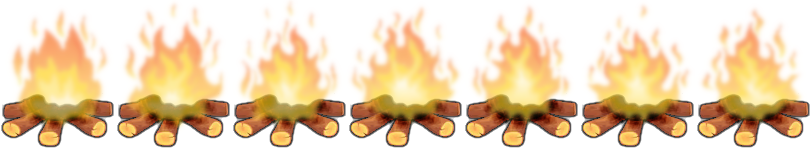
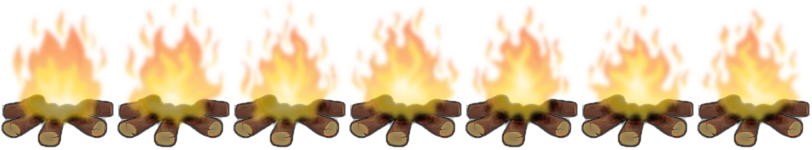
The second w=812, h=150 image is a revision of the first. Changes to its layers:
removed layer "Pasted Layer copy #4" over <box>699,96,809,146</box>
removed layer "Pasted Layer copy #3" over <box>583,96,693,146</box>
removed layer "Pasted Layer copy #2" over <box>467,96,577,146</box>
removed layer "Pasted Layer copy #1" over <box>351,96,461,146</box>
removed layer "Pasted Layer copy" over <box>235,96,345,146</box>
removed layer "Pasted Layer" over <box>119,96,229,146</box>
painted on "bg" over <box>3,96,809,146</box>